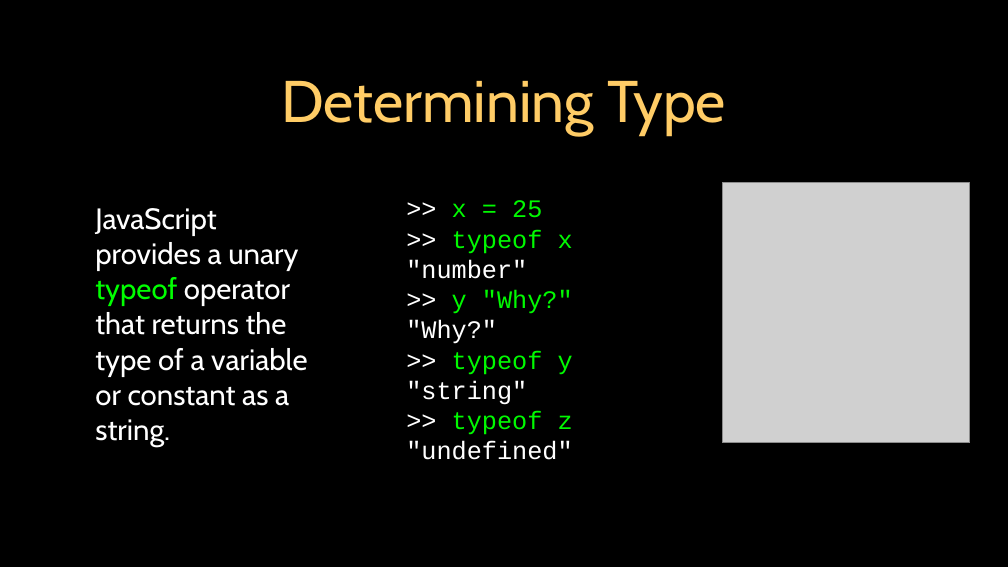
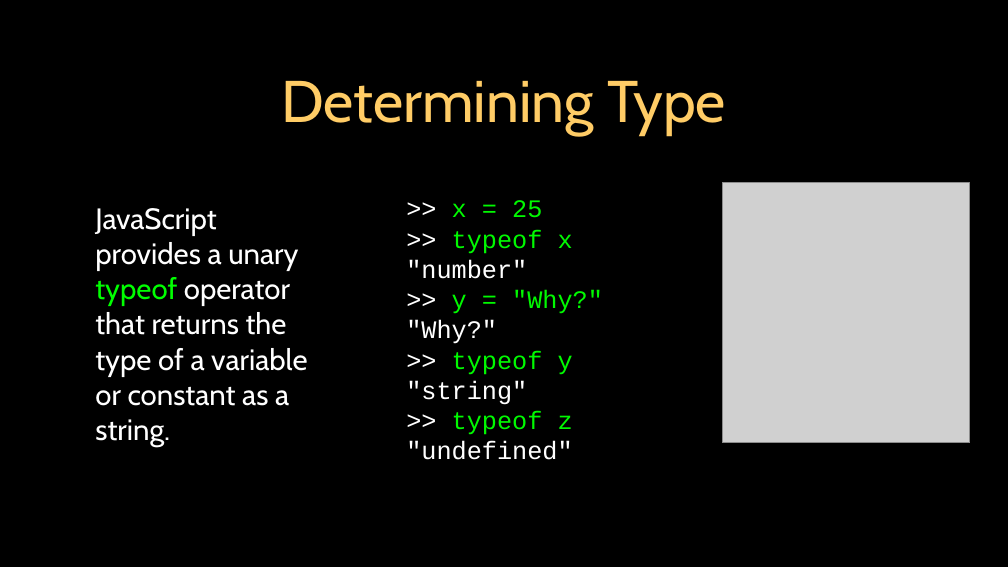
Before and after one commit to csev/dj4e, a slide deck: slide 36 of lectures/JS-01-JavaScript.ppt. Drawn at 1008x567 pixels with LibreOffice and Linux fonts; fonts in the diff are those of the drawing; grey boxes stand for pictures. Boxes give left, top, right and bottom in pixels: in the first picture for what was removed or moved away, otherwise in the second. Text is boxed around its words. In the diff, an @@ line names an element or a change of style, - is before the commit and + after.

```diff
--- a/lectures/JS-01-JavaScript.ppt
+++ b/lectures/JS-01-JavaScript.ppt
@@ text in free at bbox=[452, 290, 603, 314]: text changed @@
->> y "Why?"
+>> y = "Why?"
```
Also in this commit, not shown: 3 other slides changed, 1 slide removed, 1 other file.
